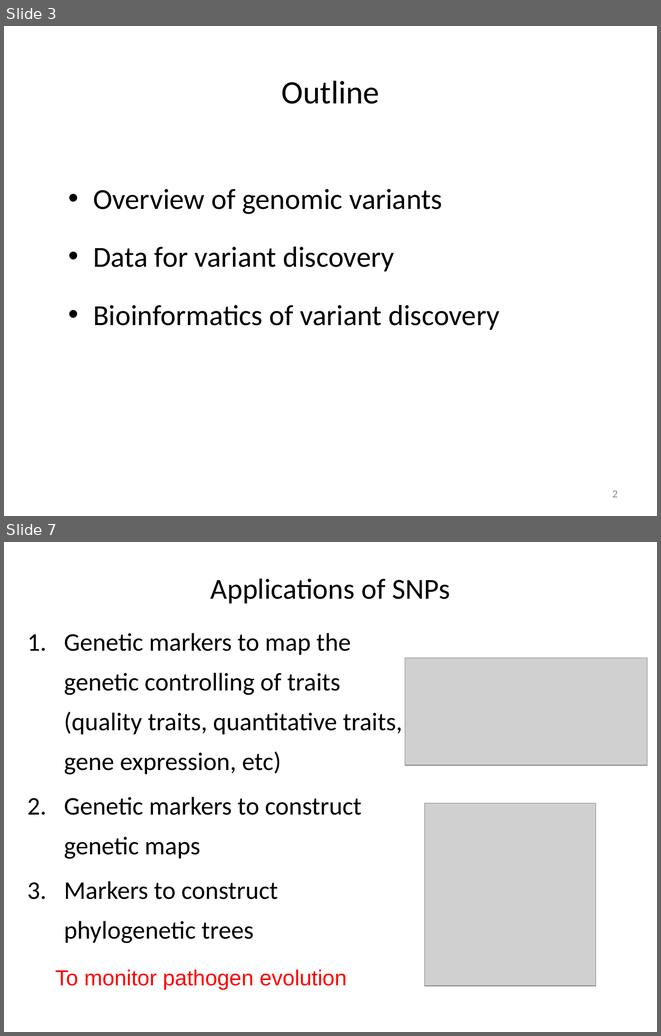
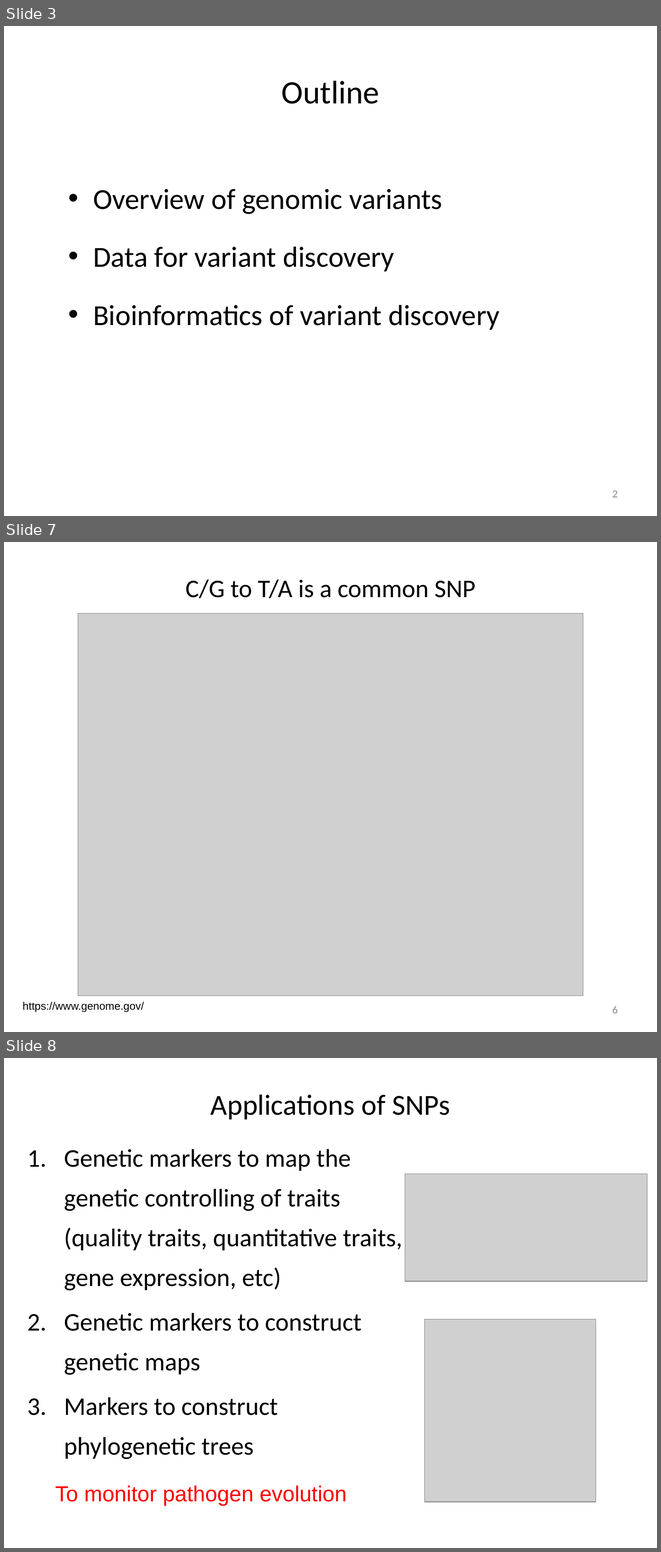
Before and after one commit to liu3zhenlab/teaching, a slide deck: PLPTH813Bioinformatis/2023/lectures/lecture08_variants.pptx. Shown one above the other, each under a label of ours: slides 3 and 7 before the commit, slides 3, 7 and 8 after it; the slides between them are not shown. The pictures are 661x1036 and 661x1552 pixels, drawn with LibreOffice and Linux fonts; fonts in the diff are those of the drawing; grey boxes stand for pictures. Boxes give left, top, right and bottom in pixels: in the first picture for what was removed or moved away, otherwise in the second. Text is boxed around its words. In the diff, an @@ line names an element or a change of style, - is before the commit and + after.

```diff
--- a/PLPTH813Bioinformatis/2023/lectures/lecture08_variants.pptx
+++ b/PLPTH813Bioinformatis/2023/lectures/lecture08_variants.pptx
@@ slide 7 added at (4, 542, 657, 1032), background #FFFFFF @@
@@ title added at (185, 579, 476, 598), 28 pt, text #000000 @@
+C/G to T/A is a common SNP
@@ picture added at (78, 613, 583, 995) @@
@@ text added at (23, 1002, 144, 1012), 12 pt, text #000000 @@
+https://www.genome.gov/
@@ page number added at (612, 1006, 618, 1013), 12 pt, text #898989 @@
+6
@@ what was slide 7 is now slide 8 @@
```
Also in this commit, not shown: 3 slides changed, 3 other files.
